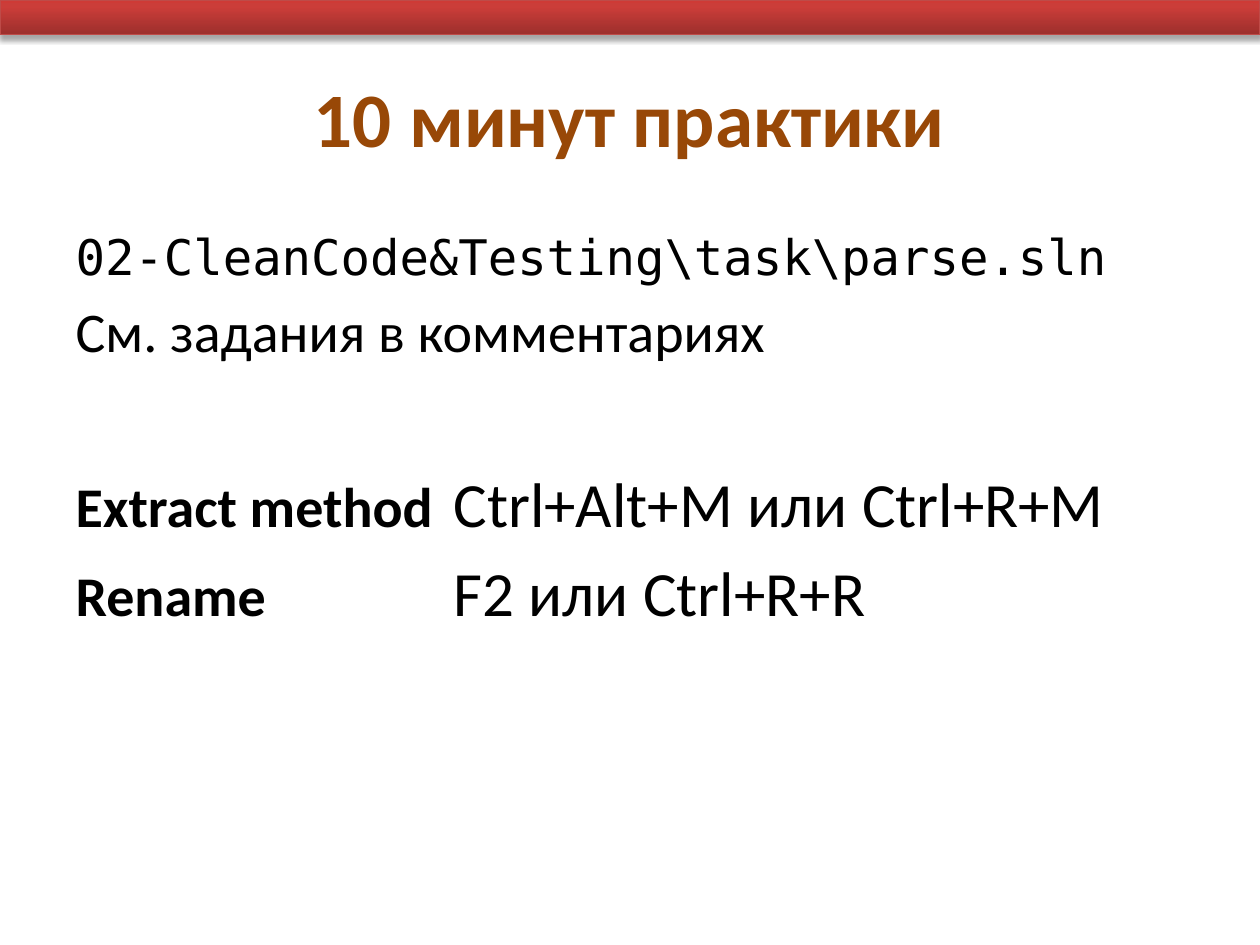
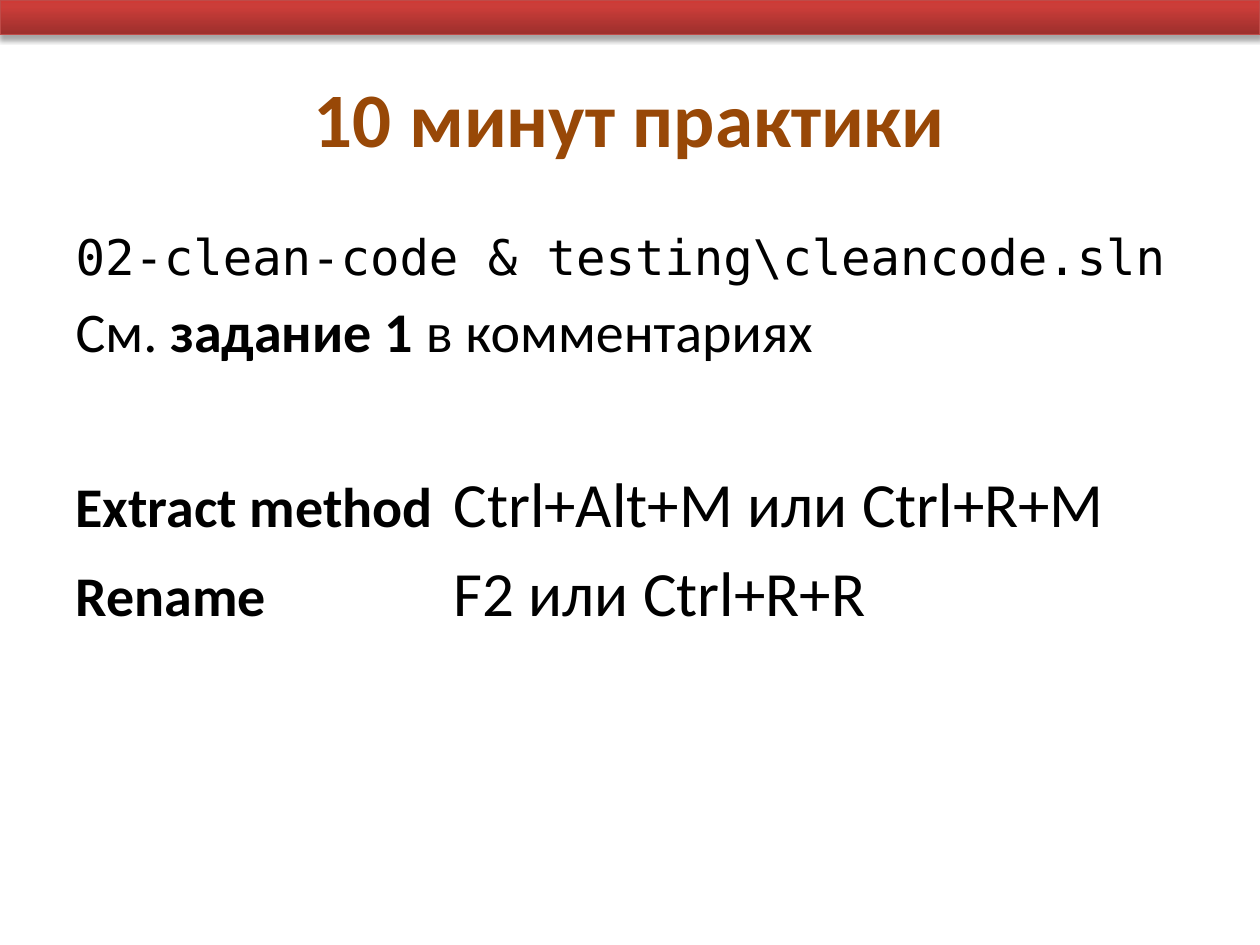
Before and after one commit to kontur-edu/kampus-ekb-2014-03, a slide deck: slide 25 of 02-clean-code & testing/CleanCode.pptx. Drawn at 1260x945 pixels with LibreOffice and Linux fonts; fonts in the diff are those of the drawing. Boxes give left, top, right and bottom in pixels: in the first picture for what was removed or moved away, otherwise in the second. Text is boxed around its words. In the diff, an @@ line names an element or a change of style, - is before the commit and + after.

```diff
--- a/02-clean-code & testing/CleanCode.pptx
+++ b/02-clean-code & testing/CleanCode.pptx
@@ text at box(76, 237, 1165, 361): text changed @@
-02-CleanCode&Testing\task\parse.sln
-См. задания в комментариях
+02-clean-code & testing\cleancode.sln
+См. задание 1 в комментариях
```
Also in this commit, not shown: 2 other slides changed, 1 slide added, 2 other files.
